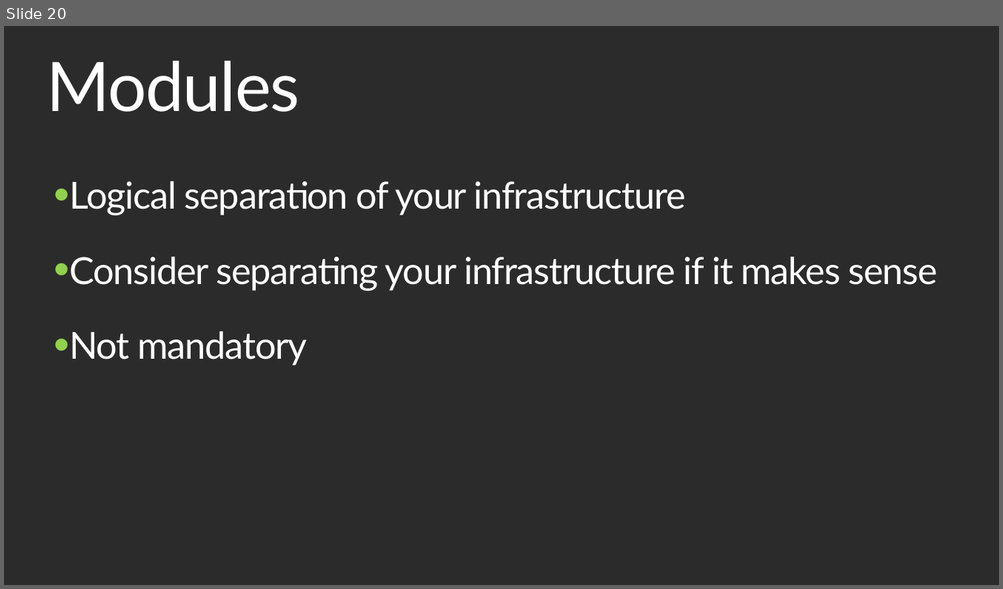
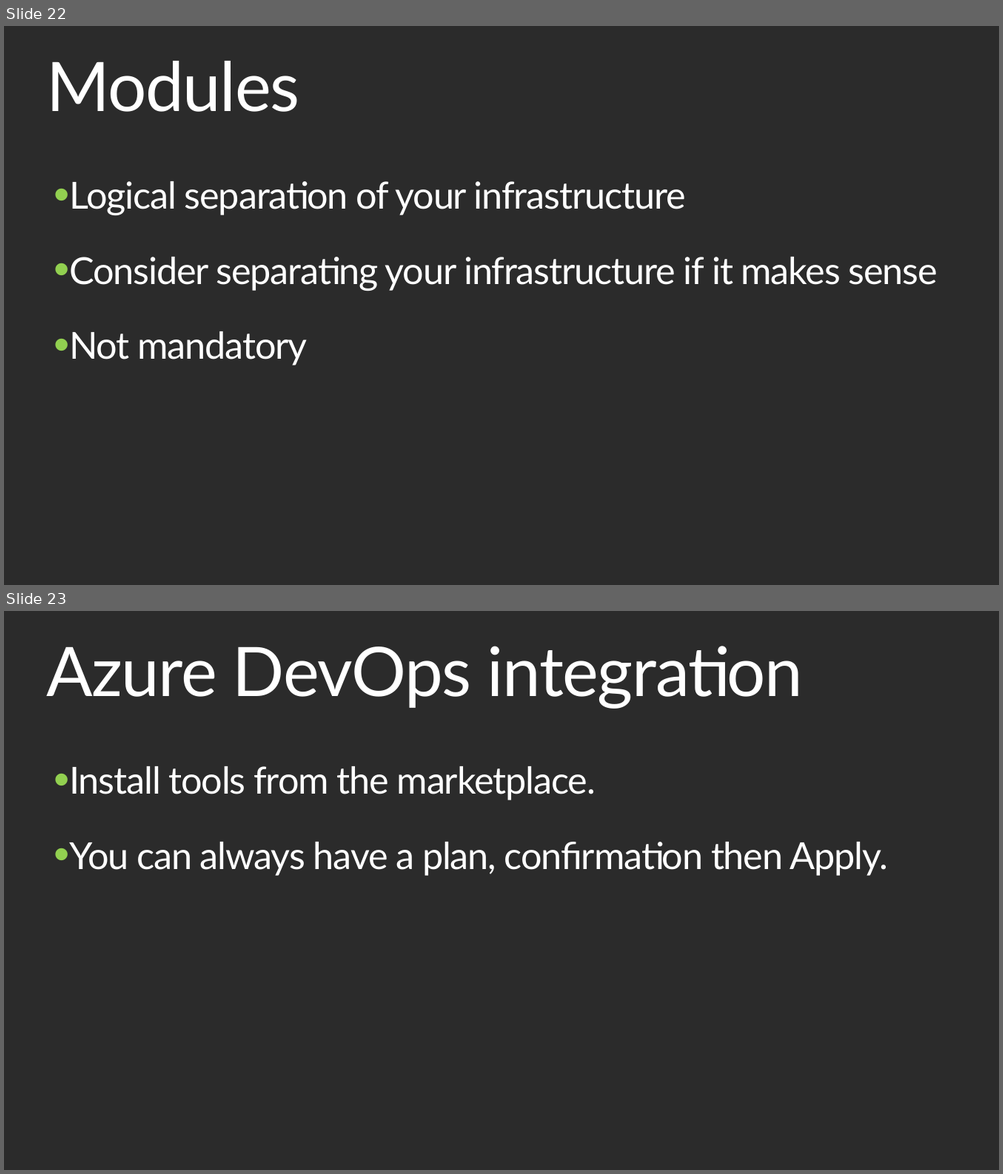
Before and after one commit to ahmedig/terraform-demo, a slide deck: Terraform showcase - Ahmed Elsayed.pptx. Shown one above the other, each under a label of ours: slide 20 before the commit, slides 22 and 23 after it. The pictures are 1003x589 and 1003x1174 pixels, drawn with LibreOffice and Linux fonts; fonts in the diff are those of the drawing; background and template pictures are left out; a plain dark background stands for a picture behind light text. Boxes give left, top, right and bottom in pixels: in the first picture for what was removed or moved away, otherwise in the second. Text is boxed around its words. In the diff, an @@ line names an element or a change of style, - is before the commit and + after.

```diff
--- a/Terraform showcase - Ahmed Elsayed.pptx
+++ b/Terraform showcase - Ahmed Elsayed.pptx
@@ slide 23 added at [4,611,999,1170], background picture (left out) @@
@@ text added at [46,646,802,709], 66 pt, text #FFFFFF @@
+Azure DevOps integration
@@ text added at [69,766,888,875], 36 pt, text #FFFFFF @@
+• Install tools from the marketplace.
+• You can always have a plan, confirmation then Apply.
@@ what was slide 20 is now slide 22 @@
```
Also in this commit, not shown: 2 slides changed, 3 other slides added, 1 slide removed, 1 other file.
